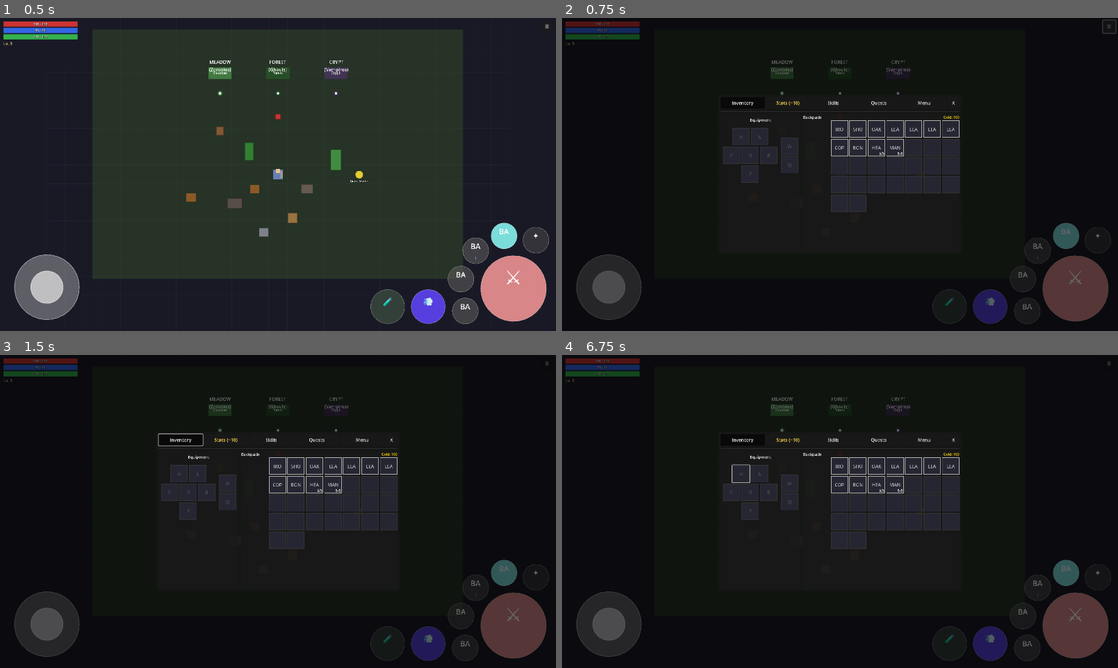
Above: before the commit, frames 1-4 (two rows, left to right).
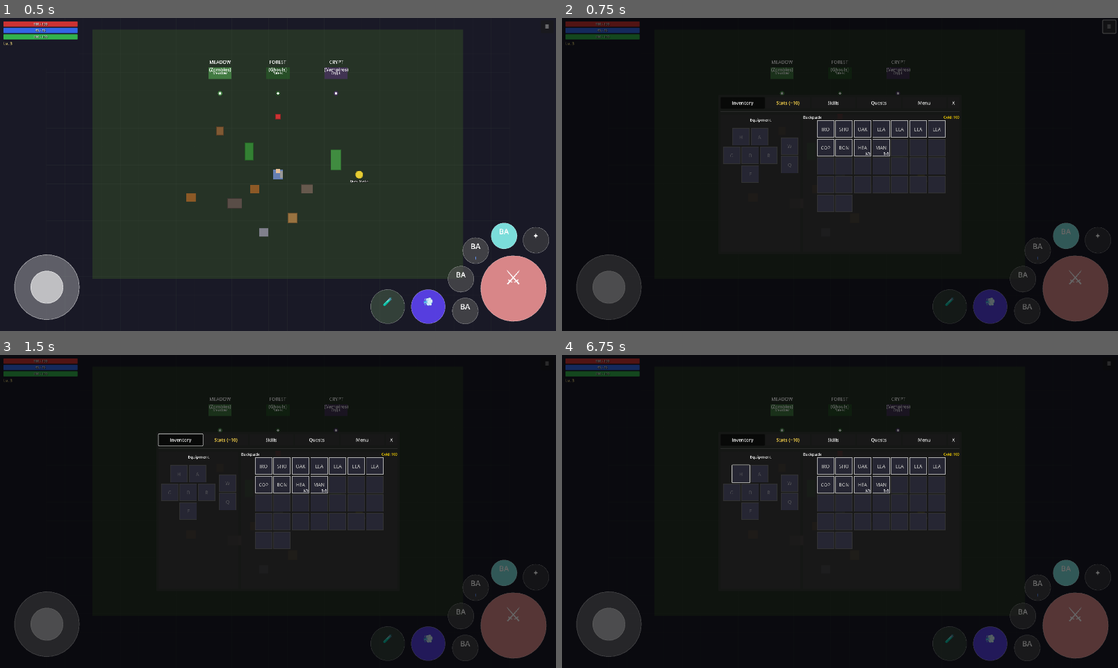
Above: after the commit, the same moments.

Repository: MatousHruska/MobileTestia
Game: Godot game, scene res://scenes/world/test_zone.tscn
The game is run twice, just before and just after one commit, with the same random seed, the same clock (stepped at 60 frames per second) and the same inputs.
Inputs:
- Up to frame 1 (0.5 s): no input
- Up to frame 2 (0.75 s): click "☰" at 0.5 s
- Up to frame 3 (1.5 s): click "Inventory" at 1.25 s
- Up to frame 4 (6.75 s): click "Stats (+10)" at 2 s; click "Skills" at 2.75 s; click "Quests" at 3.5 s; click "Active" at 4.25 s; click "Completed" at 5 s; click "Inventory" at 5.75 s; click "H" at 6.5 s

Frame 1 is identical in both runs. In frame 2, 2.3% of the frame differs, in the area x 45-72%, y 32-62%; in frame 3, 2.3%; in frame 4, 2.3%.

Commit message:
Center-align backpack grid content

Diff:
--- a/scripts/ui/inventory/inventory_panel.gd
+++ b/scripts/ui/inventory/inventory_panel.gd
@@ -210,16 +210,12 @@
 	gold_label.modulate = Color(1.0, 0.85, 0.0)
 	header_row.add_child(gold_label)
 
-	# Grid container - right-aligned using HBoxContainer with spacer
+	# Grid container - center-aligned
 	var grid_row := HBoxContainer.new()
 	grid_row.name = "GridRow"
 	grid_row.size_flags_vertical = SIZE_EXPAND_FILL
+	grid_row.alignment = BoxContainer.ALIGNMENT_CENTER
 	backpack_vbox.add_child(grid_row)
-
-	# Spacer to push grid to right
-	var spacer := Control.new()
-	spacer.size_flags_horizontal = SIZE_EXPAND_FILL
-	grid_row.add_child(spacer)
 
 	backpack_container = GridContainer.new()
 	backpack_container.name = "BackpackGrid"
